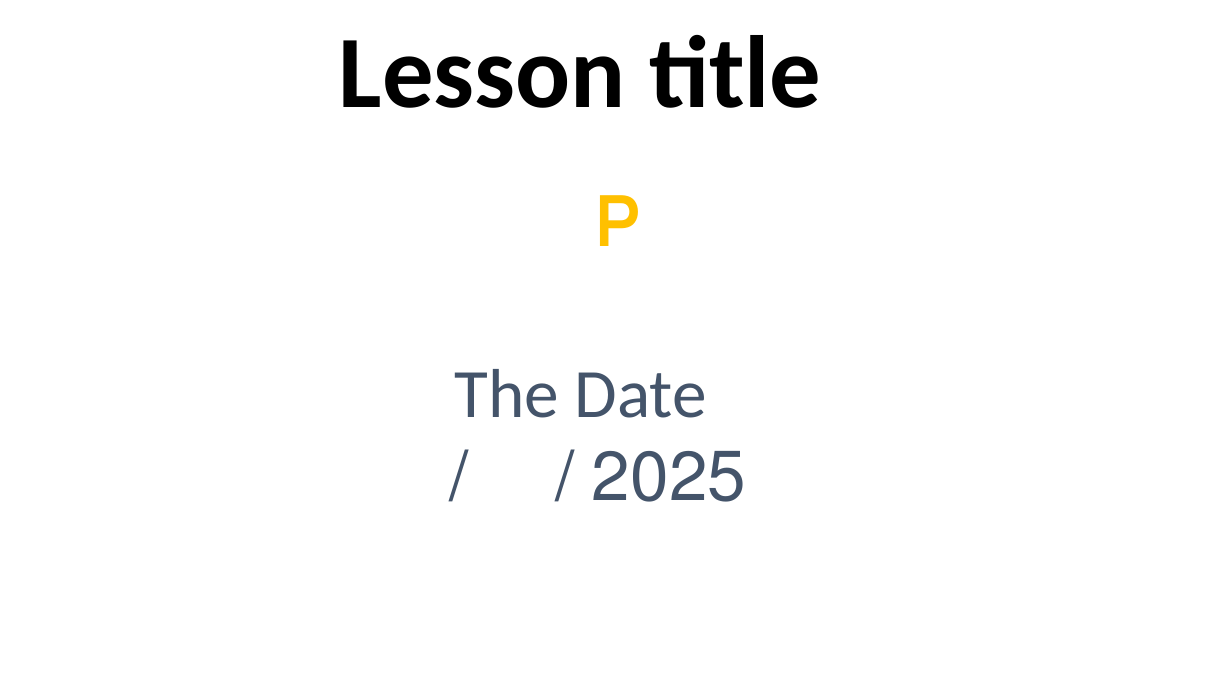
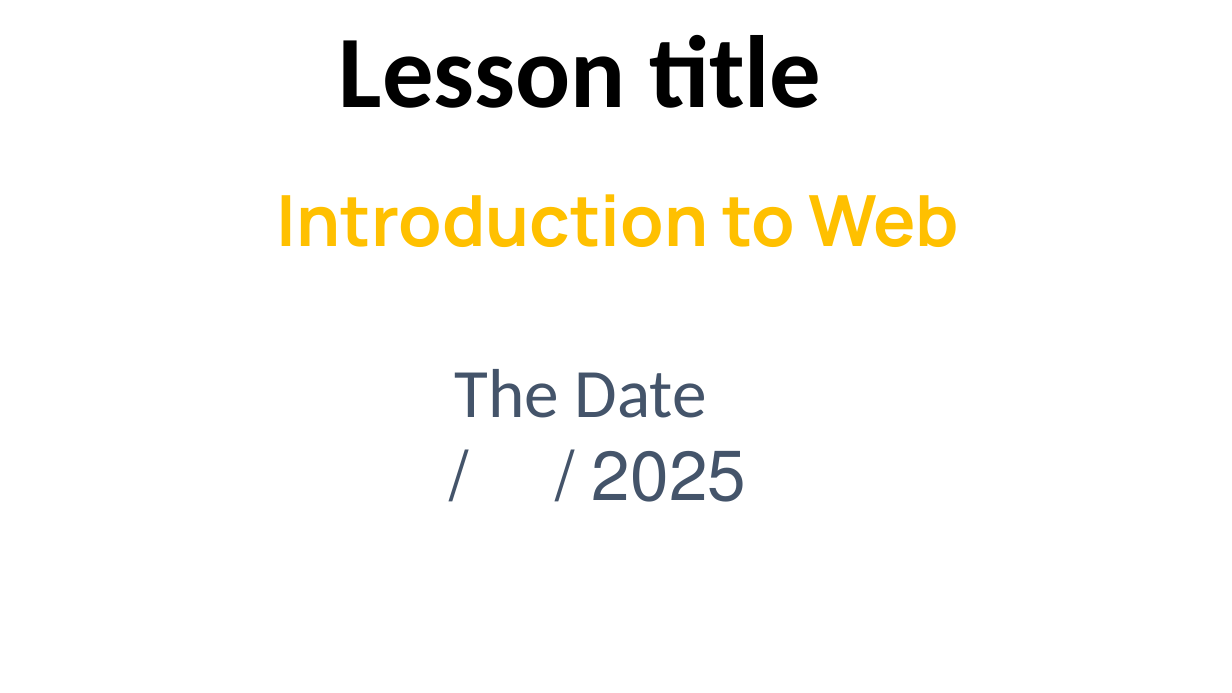
Before and after one commit to Ma7en/alajial, a slide deck: slide 3 of 6-G-6/11-week-11/3-Explanation/G6 - 11 - Explanation - Introduction to Web.pptx. Drawn at 1232x693 pixels with LibreOffice and Linux fonts; fonts in the diff are those of the drawing. Boxes give left, top, right and bottom in pixels: in the first picture for what was removed or moved away, otherwise in the second. Text is boxed around its words. In the diff, an @@ line names an element or a change of style, - is before the commit and + after.

```diff
--- a/6-G-6/11-week-11/3-Explanation/G6 - 11 - Explanation - Introduction to Web.pptx
+++ b/6-G-6/11-week-11/3-Explanation/G6 - 11 - Explanation - Introduction to Web.pptx
@@ text at [277, 194, 960, 247]: text changed @@
-P
+Introduction to Web
```
Also in this commit, not shown: 3 slides added, 3 other files.
